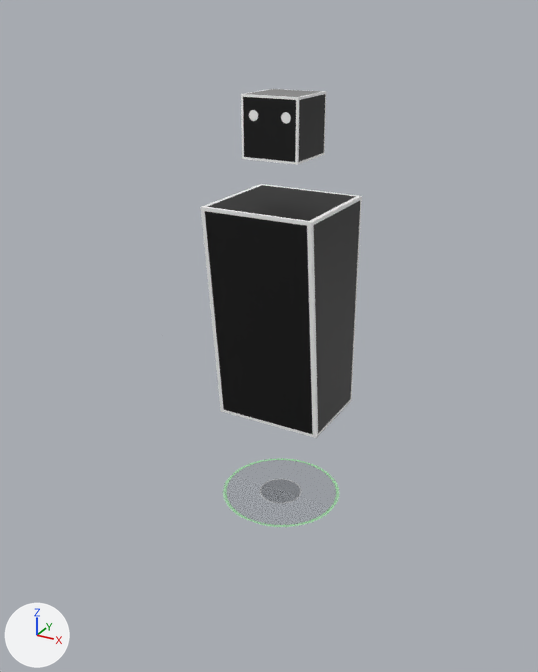
Before and after pictures for a commit that changed the Blender file media/npc/human-0.blend.
One viewpoint serves both versions: a 50 mm lens placed at (1.51, -2.88, 2.28), pointed at (-0.08, 0.01, 0.84). Every picture has the same lights, and +X, +Y and +Z are marked at lower left.

In view in the first picture: 'human-0-mesh'.
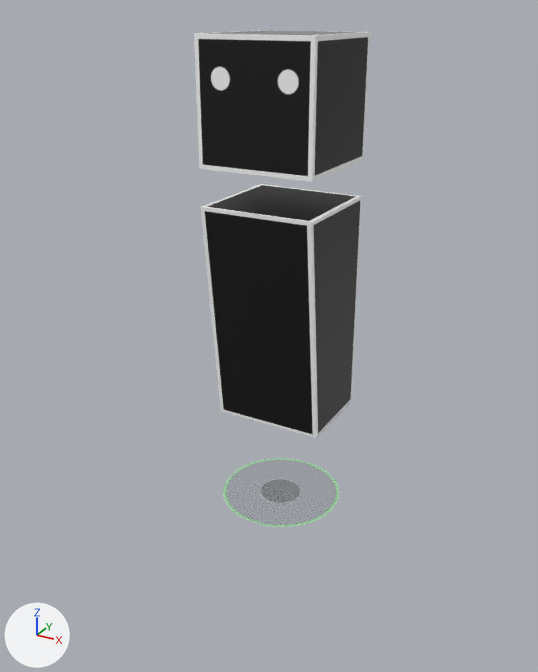
Commit message: feat: human-0: try larger head

Pixel boxes (x1, y1, x2, y2) of what changed, in the pictures (538 x 672 px; the box of a moved part takes in the faces that stretch with it):
'human-0-mesh', reshaped: before (201, 89, 362, 526); after (194, 30, 370, 526)
part 1 of me_cube_003, moved or reshaped: before (241, 89, 326, 165); after (194, 30, 370, 182)

What changed in the scene script:
```text
Change me_cube_003:
    where me_cube_003.from_pydata(...)  # 44 vertices, 26 faces; spans x -0.71..0.71, y -0.71..0.71, z -0.71..1.96
    used by ob_human_0_mesh; location = (0.0, 0.0, 0.0)
    me_cube_003 part 1: the loose piece of 8 vertices spanning x -0.13..0.13, y -0.13..0.13, z 1.7..1.96 is scaled about its middle by 2, then moved by (0.0, 0.0, 0.1)
```
